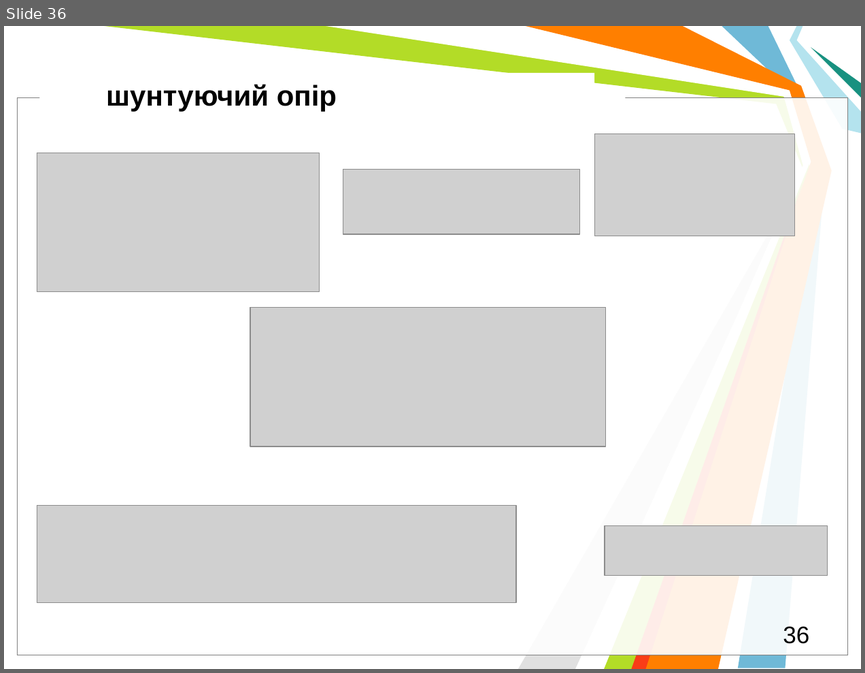
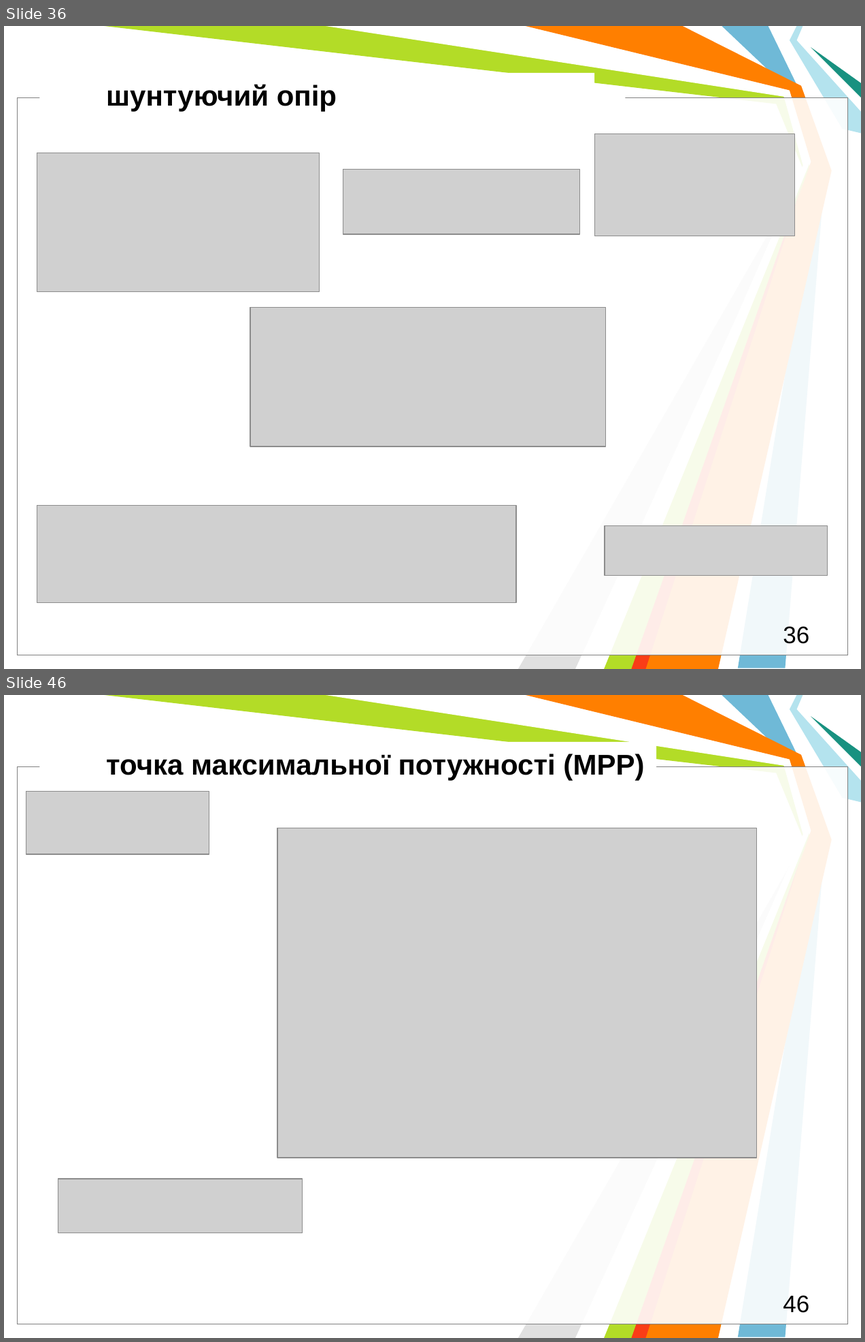
Before and after one commit to l432/NMK, a slide deck: Lecture/DAAD/DAAD_Models.pptm. Shown one above the other, each under a label of ours: slide 36 before the commit, slides 36 and 46 after it; the slides between them are not shown. The pictures are 865x673 and 865x1342 pixels, drawn with LibreOffice and Linux fonts; fonts in the diff are those of the drawing; grey boxes stand for pictures; background and template pictures are left out. Boxes give left, top, right and bottom in pixels: in the first picture for what was removed or moved away, otherwise in the second. Text is boxed around its words. In the diff, an @@ line names an element or a change of style, - is before the commit and + after.

```diff
--- a/Lecture/DAAD/DAAD_Models.pptm
+++ b/Lecture/DAAD/DAAD_Models.pptm
@@ slide 46 added at (4,695,861,1338), background #FFFFFF; not listed: 11 template elements that a slide beside it also shows @@
@@ text added at (106,753,644,780), 24 pt, text #000000, bold @@
+точка максимальної потужності (MPP)
@@ picture added at (26,792,209,854) @@
@@ picture added at (277,828,756,1157) @@
@@ picture added at (58,1178,302,1232) @@
@@ page number added at (783,1295,809,1312), 20 pt, text #000000 @@
+46
```
Also in this commit, not shown: 2 slides changed, 19 other slides added, 3 slides removed, 6 other files.
